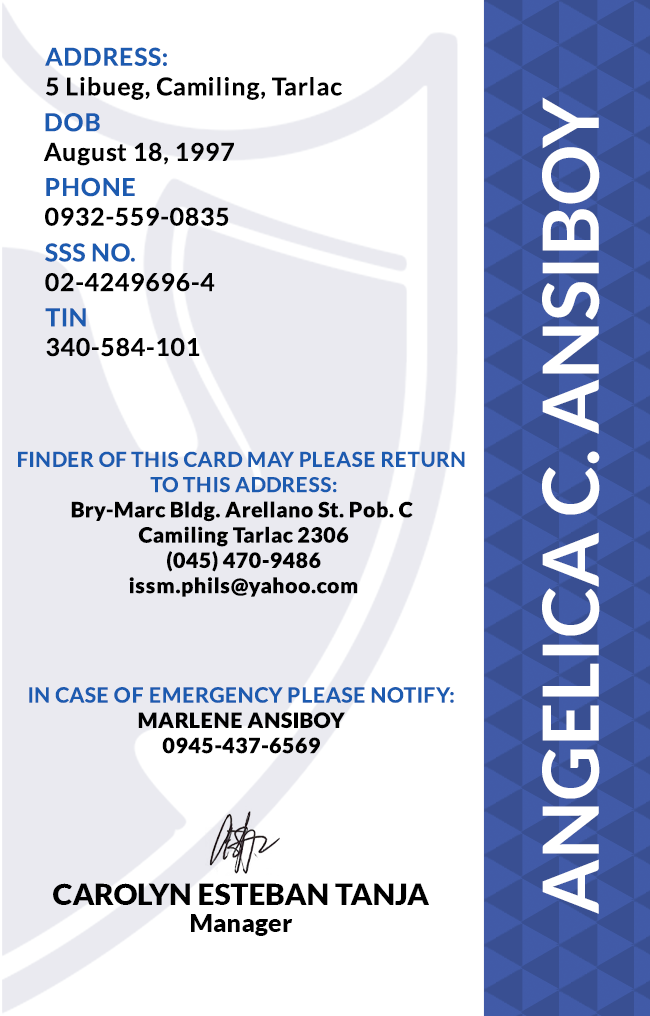
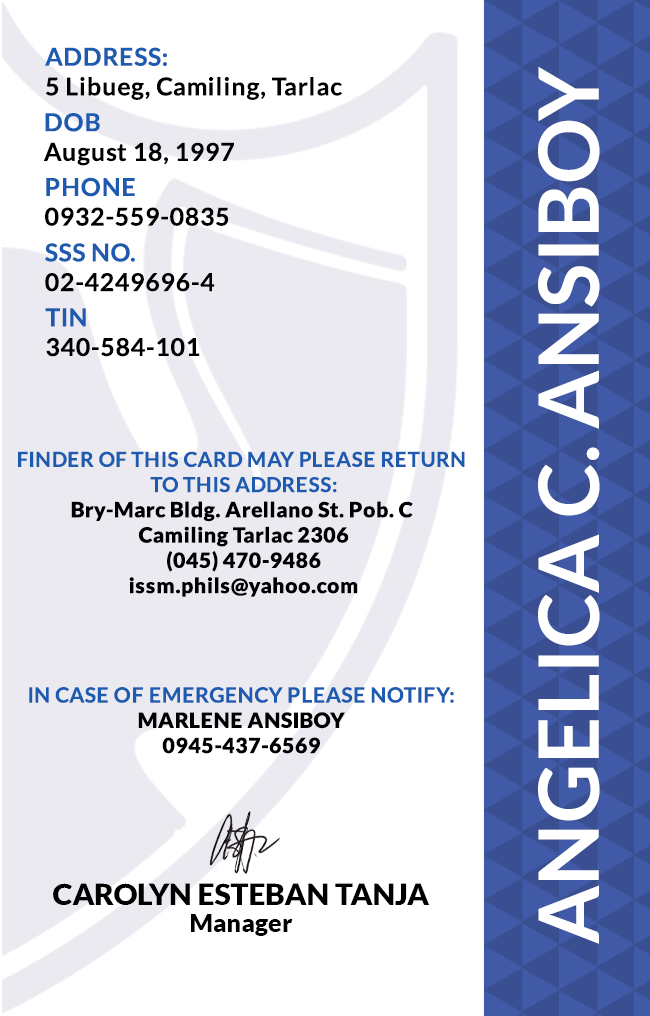
Layer changes from the first 650x1016 image to the second:
painted on "ANGELICA C. ANSIBOY" over (x1=538, y1=66, x2=600, y2=944)
